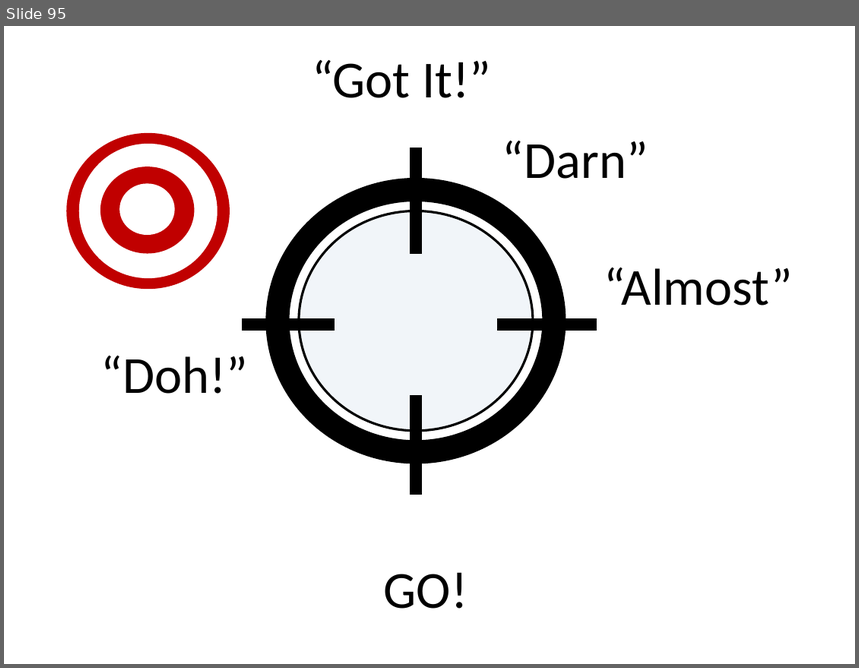
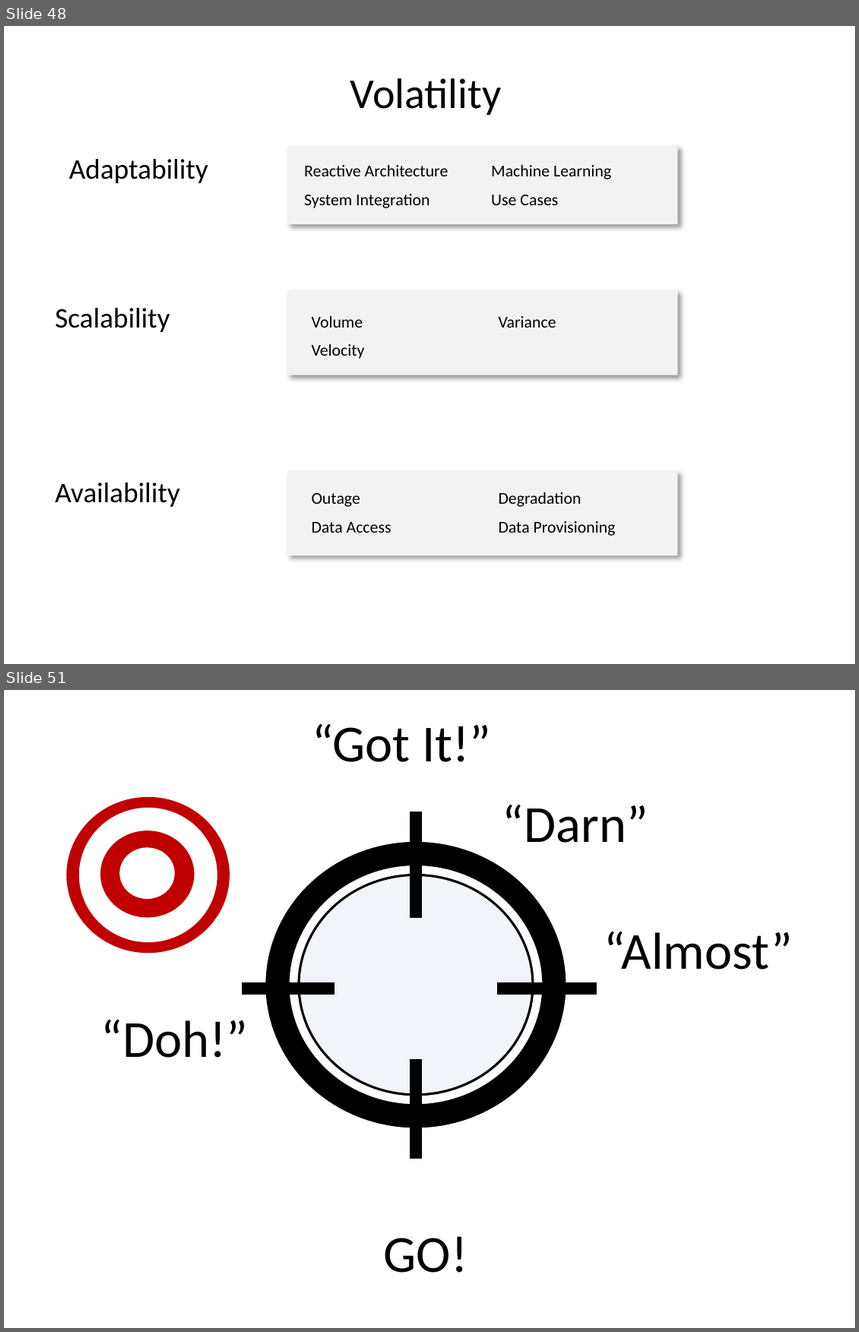
Before and after one commit to dsietz/daas, a slide deck: doc/Data as a Service.pptx. Shown one above the other, each under a label of ours: slide 95 before the commit, slides 48 and 51 after it; the slides between them are not shown. The pictures are 859x668 and 859x1332 pixels, drawn with LibreOffice and Linux fonts; fonts in the diff are those of the drawing. Boxes give left, top, right and bottom in pixels: in the first picture for what was removed or moved away, otherwise in the second. Text is boxed around its words. In the diff, an @@ line names an element or a change of style, - is before the commit and + after.

```diff
--- a/doc/Data as a Service.pptx
+++ b/doc/Data as a Service.pptx
@@ slide 48 added at (x1=4, y1=26, x2=855, y2=664), background #FFFFFF @@
@@ text added at (x1=351, y1=78, x2=502, y2=115), 36 pt, text #000000 @@
+Volatility
@@ text added at (x1=69, y1=159, x2=208, y2=183), 24 pt, text #000000 @@
+Adaptability
@@ rectangle added at (x1=287, y1=147, x2=677, y2=225), fill #F2F2F2 @@
@@ table added at (x1=296, y1=157, x2=671, y2=214), 2 rows, 2 columns @@
+Reactive Architecture | Machine Learning
+System Integration | Use Cases
@@ rectangle added at (x1=287, y1=290, x2=677, y2=375), fill #F2F2F2 @@
@@ text added at (x1=55, y1=308, x2=170, y2=332), 24 pt, text #000000 @@
+Scalability
@@ table added at (x1=303, y1=308, x2=677, y2=365), 2 rows, 2 columns @@
+Volume | Variance
+Velocity | 
@@ rectangle added at (x1=287, y1=471, x2=677, y2=556), fill #F2F2F2 @@
@@ text added at (x1=55, y1=483, x2=180, y2=507), 24 pt, text #000000 @@
+Availability
@@ table added at (x1=303, y1=485, x2=677, y2=542), 2 rows, 2 columns @@
+Outage | Degradation
+Data Access | Data Provisioning
@@ what was slide 95 is now slide 51 @@
```
Also in this commit, not shown: 7 slides changed, 5 other slides added, 50 slides removed.
